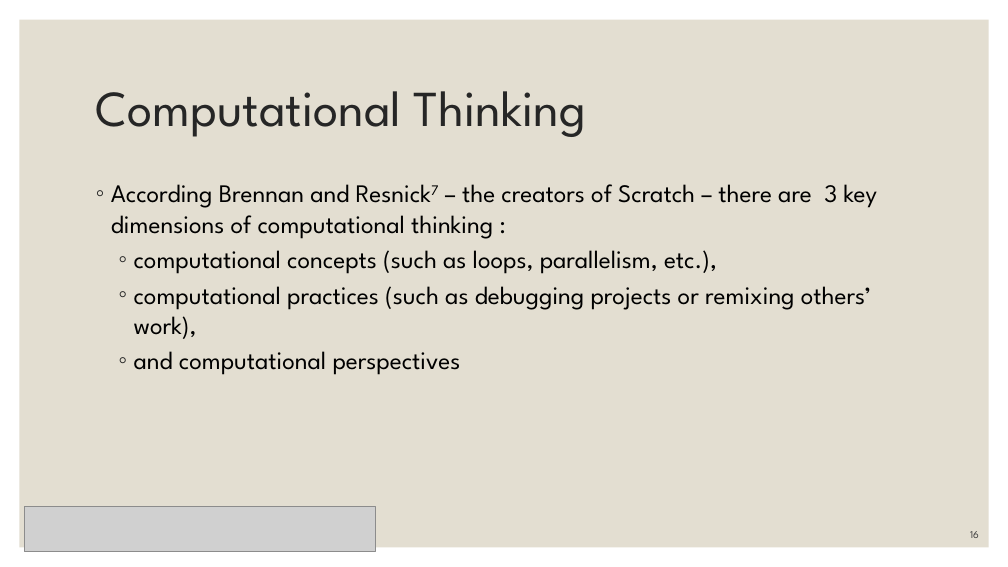
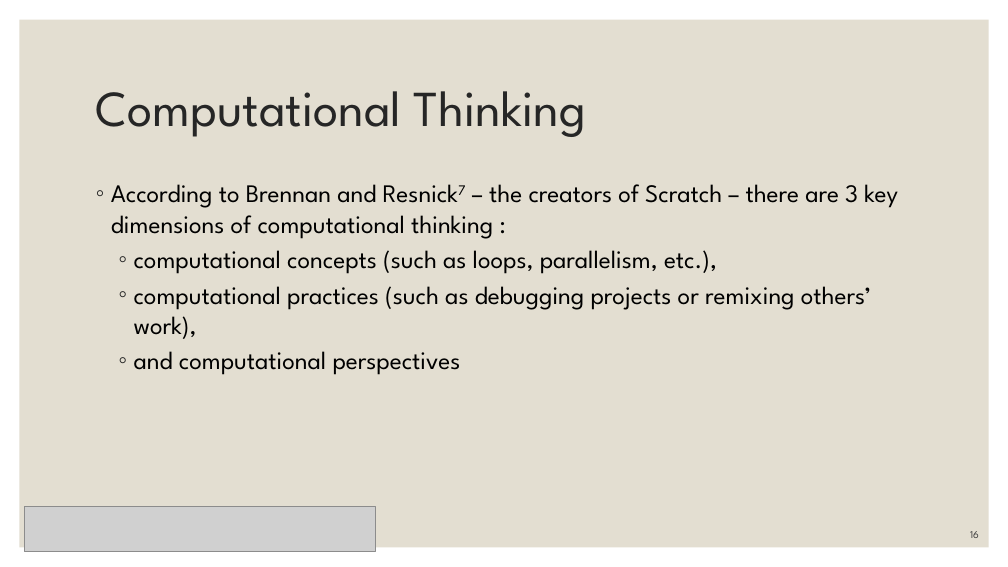
Before and after one commit to cs4s/intro-2019, a slide deck: slide 16 of day1/introduction/introduction_presentation.pptx. Drawn at 1008x567 pixels with LibreOffice and Linux fonts; fonts in the diff are those of the drawing; grey boxes stand for pictures. Boxes give left, top, right and bottom in pixels: in the first picture for what was removed or moved away, otherwise in the second. Text is boxed around its words. In the diff, an @@ line names an element or a change of style, - is before the commit and + after.

Commit message:
Changes introduction presentation to fix a typo about Brennan and Resnick CT

```diff
--- a/day1/introduction/introduction_presentation.pptx
+++ b/day1/introduction/introduction_presentation.pptx
@@ text at bbox=[111, 184, 898, 239]: text changed @@
-◦ According Brennan and Resnick7 – the creators of Scratch – there are 3 key dimensions of computational thinking :
+◦ According to Brennan and Resnick7 – the creators of Scratch – there are 3 key dimensions of computational thinking :
```
Also in this commit, not shown: 1 slide removed, 1 other file.
